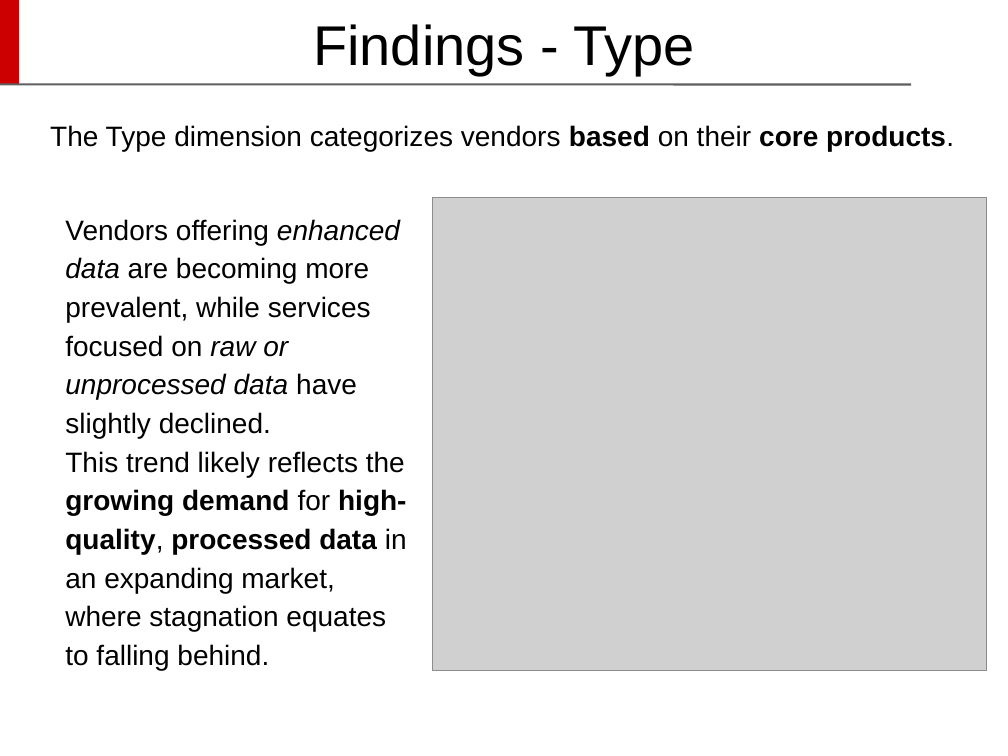
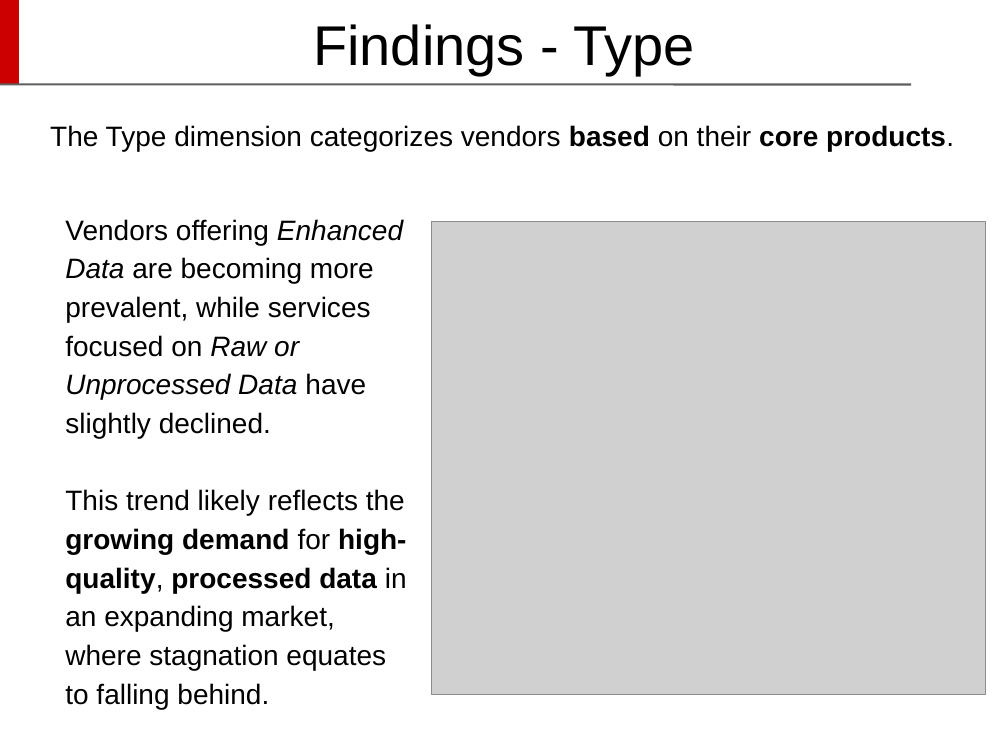
Before and after one commit to DavideDeRosa/cs_master, a slide deck: slide 23 of Complementi_basi_di_dati/Progetto/Davide De Rosa - Presentazione CBD.pptx. Drawn at 1008x756 pixels with LibreOffice and Linux fonts; fonts in the diff are those of the drawing; grey boxes stand for pictures; background and template pictures are left out. Boxes give left, top, right and bottom in pixels: in the first picture for what was removed or moved away, otherwise in the second. Text is boxed around its words. In the diff, an @@ line names an element or a change of style, - is before the commit and + after.

```diff
--- a/Complementi_basi_di_dati/Progetto/Davide De Rosa - Presentazione CBD.pptx
+++ b/Complementi_basi_di_dati/Progetto/Davide De Rosa - Presentazione CBD.pptx
@@ text at box(65, 219, 403, 438): text changed @@
-Vendors offering enhanced data are becoming more prevalent, while services focused on raw or unprocessed data have slightly declined.
+Vendors offering Enhanced Data are becoming more prevalent, while services focused on Raw or Unprocessed Data have slightly declined.
@@ picture: place and size @@
-picture at box(432, 198, 987, 671)
+picture at box(431, 222, 986, 696)
```
Also in this commit, not shown: 23 other slides changed, 8 slides removed, 1 other file.
